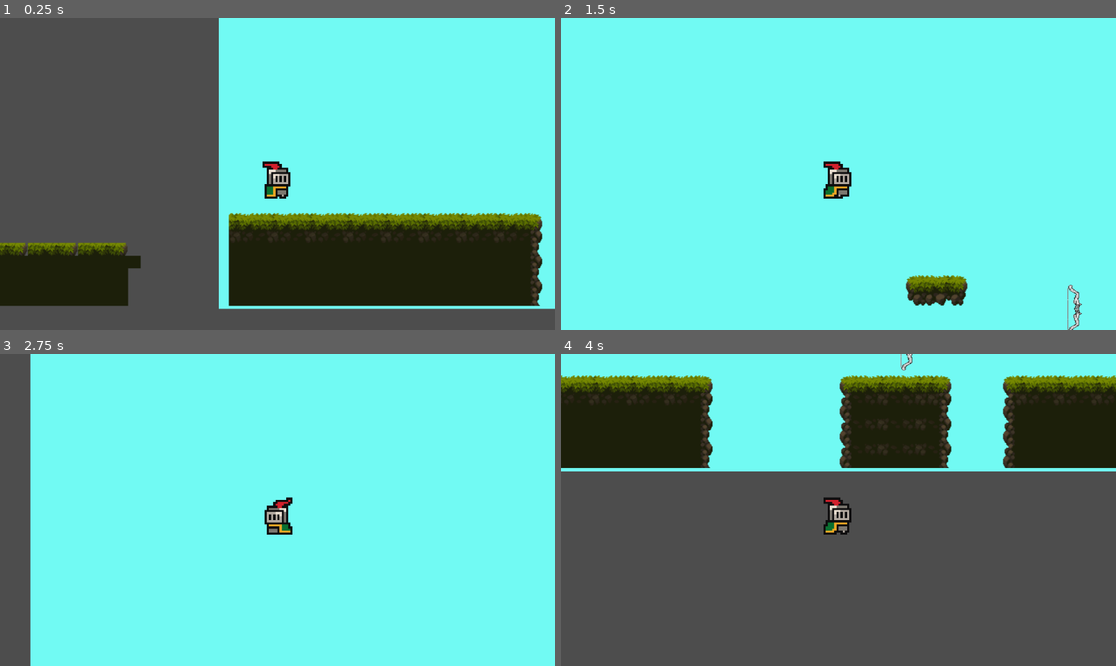
Above: before the commit, frames 1-4 (two rows, left to right).
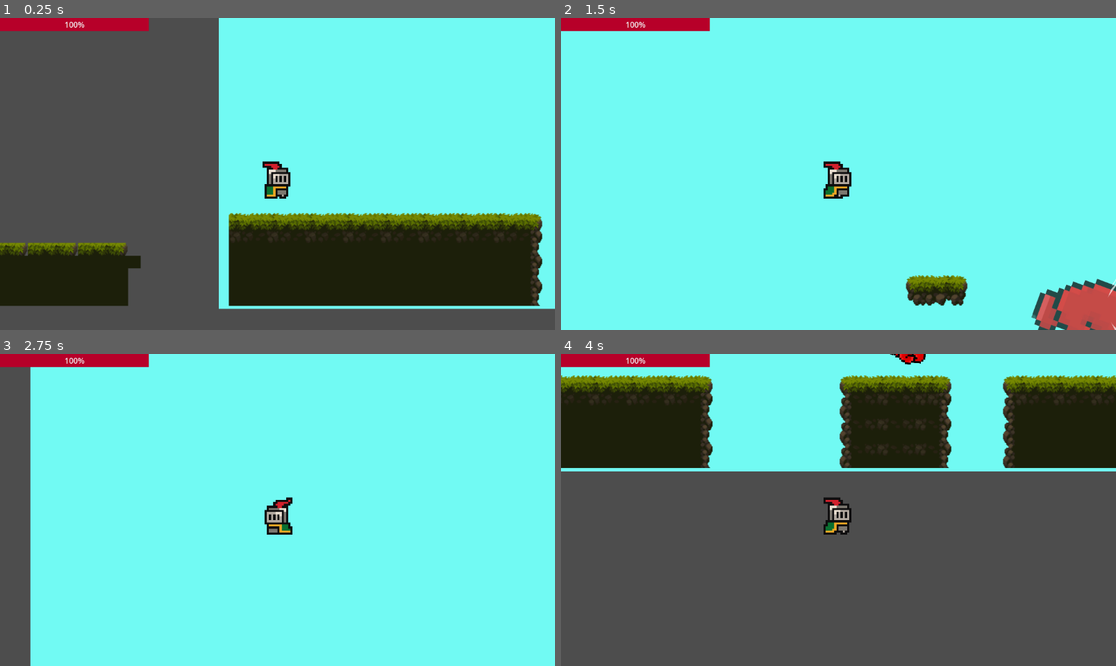
Above: after the commit, the same moments.

Repository: evanta/2D_Game_Design
Game: Godot game, scene res://Levels/TestWeapons.tscn
Two runs of this game, one before a commit and one after it. Both use one fixed random seed, a clock stepped at 60 frames per second and the inputs below. This scene is started directly instead of the project's main scene.
Inputs:
- Up to frame 1 (0.25 s): no input
- Up to frame 2 (1.5 s): tap Enter (attack) at 0.5, 1.35 s; hold Right (ui_right) from 0.53 s (still down); tap Space (jump) at 0.6, 0.77, 1.07 s
- Up to frame 3 (2.75 s): tap Space (jump) at 1.52, 1.55, 1.82, 2.3 s; release Right (ui_right) at 2.03 s; hold Left (ui_left) from 2.03 s (still down); hold E (interact) from 2.03 s (still down)
- Up to frame 4 (4 s): release Left (ui_left) at 2.78 s; release E (interact) at 2.78 s; hold Right (ui_right) from 2.78 s (still down); tap Space (jump) at 2.85, 3.02, 3.32, 3.77, 3.8 s; hold Enter (attack) from 3.53 s (still down)

The runs differ from the first frame. In frame 1, 1.1% of the frame differs, in the area x 0-27%, y 0-5%; in frame 2, 3.2%, in the area x 0-100%, y 0-100%; in frame 3, 1.1%; in frame 4, 1.3%.

Commit message:
Working Enemy/Weapon/Player damage interaction

Diff:
--- a/2dGameDesignProject/Enemies/skeleton_enemy.gd
+++ b/2dGameDesignProject/Enemies/skeleton_enemy.gd
@@ -7,7 +7,9 @@
 @export var health: float = 100.0
 @export var speed: float = 50.0
 @export var gravity: float = 900.0
-@export var jumpForce: float = 200.0
+@export var damage : float = 20.0
+
+
 
 var direction = 1
 
@@ -16,21 +18,50 @@
 var start = 0
 var traveled_distance = 0
 
+var knockbackVelocity = Vector2.ZERO
+@onready var hitbox: Area2D = %Hitbox
+
+func _ready():
+	hitbox.body_entered.connect(onBodyEntered)
+
+func onBodyEntered(body):
+	if body.has_method("takeDamage"):
+		body.takeDamage(damage)
 
 
 func _physics_process(delta: float) -> void:
-
 	anim.play("Walking")
 
 	if not is_on_floor():
 		velocity.y += gravity * delta
 
-	velocity.x = speed * direction
+	velocity.x = speed * direction + knockbackVelocity.x
 	move_and_slide()
 
-	traveled_distance += abs(velocity.x * delta)
+	# decay knockback over time
+	knockbackVelocity = knockbackVelocity.move_toward(Vector2.ZERO, 500 * delta)
+
+	traveled_distance += abs(speed * direction * delta)
 
 	if traveled_distance >= max_walk_distance:
 		direction *= -1
 		traveled_distance = 0
 		anim.flip_h = direction == -1
+
+func applyKnockback(dir: Vector2, force: float):
+	knockbackVelocity = dir.normalized() * force
+
+func takeDamage(amount: float):
+	health -= amount
+	print("Enemy took ", amount, " damage! Health: ", health)
+	flashRed()
+	if health <= 0:
+		die()
+
+func flashRed():
+	modulate = Color.RED
+	await get_tree().create_timer(0.15).timeout
+	modulate = Color.WHITE
+
+func die():
+	queue_free()  # or play a death animation first
--- a/2dGameDesignProject/Enemies/skeleton_enemy.tscn
+++ b/2dGameDesignProject/Enemies/skeleton_enemy.tscn
@@ -144,20 +144,30 @@
 }]
 
 [sub_resource type="RectangleShape2D" id="RectangleShape2D_6vt0i"]
-size = Vector2(22.592855, 40.38252)
+size = Vector2(10.377, 38.467)
+
+[sub_resource type="RectangleShape2D" id="RectangleShape2D_fcdv1"]
+size = Vector2(46.43254, 94.049614)
 
 [node name="Skeleton" type="CharacterBody2D" unique_id=1046337729]
 scale = Vector2(1.6152468, 1.3822494)
 script = ExtResource("1_fcdv1")
 
 [node name="AnimatedSprite2D" type="AnimatedSprite2D" parent="." unique_id=118319019]
-position = Vector2(1.2420919, -11.153008)
-scale = Vector2(0.74609995, 0.85578674)
+position = Vector2(1.2382011, 0.7234583)
+scale = Vector2(1.8250564, 1.8913183)
 sprite_frames = SubResource("SpriteFrames_euxau")
 animation = &"Walking"
-frame = 1
-frame_progress = 0.42083234
 
 [node name="CollisionShape2D" type="CollisionShape2D" parent="." unique_id=1761152229]
-position = Vector2(-0.945664, -3.4617486)
+position = Vector2(-0.6191001, 15.916079)
+scale = Vector2(2.3999991, 2.3999991)
 shape = SubResource("RectangleShape2D_6vt0i")
+
+[node name="Hitbox" type="Area2D" parent="." unique_id=2113888661]
+unique_name_in_owner = true
+
+[node name="CollisionShape2D" type="CollisionShape2D" parent="Hitbox" unique_id=1476053682]
+position = Vector2(0.30954897, 17.363003)
+scale = Vector2(0.99999964, 0.99999964)
+shape = SubResource("RectangleShape2D_fcdv1")
--- a/2dGameDesignProject/Levels/TestWeapons.tscn
+++ b/2dGameDesignProject/Levels/TestWeapons.tscn
@@ -3,7 +3,9 @@
 [ext_resource type="Texture2D" uid="uid://b2uaxiig5taa8" path="res://Assets/Legacy-Fantasy - High Forest 2.3/Assets/Tiles.png" id="1_orlkf"]
 [ext_resource type="PackedScene" uid="uid://dbq2vts66xtpi" path="res://Sprite/Character.tscn" id="2_16ny0"]
 [ext_resource type="PackedScene" uid="uid://dwrk1nabq0y3g" path="res://Weapons/WeaponPickUp.tscn" id="3_locjh"]
-[ext_resource type="PackedScene" uid="uid://nm4d1jwwunyr" path="res://Weapons/Bow/Bow.tscn" id="5_locjh"]
+[ext_resource type="PackedScene" uid="uid://dnphqkwoyrt06" path="res://UI/UI.tscn" id="5_16ny0"]
+[ext_resource type="PackedScene" uid="uid://ka36vvotev3b" path="res://Enemies/skeleton_enemy.tscn" id="5_locjh"]
+[ext_resource type="PackedScene" uid="uid://dcg4u6o34bomp" path="res://Weapons/Gauntlets/Gauntlets.tscn" id="6_0hlja"]
 
 [sub_resource type="TileSetAtlasSource" id="TileSetAtlasSource_r6v2h"]
 texture = ExtResource("1_orlkf")
@@ -514,4 +516,9 @@
 
 [node name="BowPickup" parent="." unique_id=996792915 instance=ExtResource("3_locjh")]
 position = Vector2(638, 489)
-weaponScene = ExtResource("5_locjh")
+weaponScene = ExtResource("6_0hlja")
+
+[node name="Skeleton" parent="." unique_id=1046337729 instance=ExtResource("5_locjh")]
+position = Vector2(988, 421)
+
+[node name="UI" parent="." unique_id=1432553550 instance=ExtResource("5_16ny0")]
--- a/2dGameDesignProject/Sprite/character_body_2d.gd
+++ b/2dGameDesignProject/Sprite/character_body_2d.gd
@@ -1,12 +1,14 @@
+class_name Player
 extends CharacterBody2D
 
 @onready var weaponSlot: Node2D = %WeaponSlot
 @onready var anim: AnimatedSprite2D = $AnimatedSprite2D
 
-@export var health: float = 100.0
+@export var currentHealth: float = 100.0
+@export var maxHealth: float = 100.0
 @export var speed: float = 200.0
 @export var gravity: float = 900.0
-@export var jumpForce: float = 200.0
+@export var jumpForce: float = 100.0
 
 
 var slotOffset = 45.0
@@ -57,3 +59,15 @@
 	weaponSlot.add_child(weapon)
 	print("weapon added to slot, calling setup")
 	weapon.setup(self)
+
+
+func takeDamage(amount: float):
+	currentHealth -= amount
+	if currentHealth <= 0:
+		var tween = create_tween()
+		tween.set_parallel()
+		tween.tween_property(self, ^"self_modulate", Color.DARK_RED, 1.0 )
+		tween.tween_property(self, ^"modulate", 0.5, 1.0)
+		tween.finished.connect(die)
+func die():
+	get_tree().reload_current_scene()
--- a/2dGameDesignProject/UI/UI.tscn
+++ b/2dGameDesignProject/UI/UI.tscn
@@ -8,7 +8,7 @@
 [sub_resource type="Theme" id="Theme_xev75"]
 ProgressBar/styles/fill = SubResource("StyleBoxFlat_t3f73")
 
-[node name="CanvasLayer" type="CanvasLayer" unique_id=1432553550]
+[node name="UI" type="CanvasLayer" unique_id=1432553550]
 script = ExtResource("1_6dd3c")
 
 [node name="Control" type="Control" parent="." unique_id=1746456328]
--- a/2dGameDesignProject/UI/ui.gd
+++ b/2dGameDesignProject/UI/ui.gd
@@ -3,14 +3,16 @@
 
 @onready var progress_bar: ProgressBar = %ProgressBar
 
-var currentPlayerHealth : float = 0.0 ##this should directly access the player health value, once the player exists
-var maxPlayerHealth : float = 100.0
+var currentPlayerHealth : float  ##this should directly access the player health value, once the player exists
+var maxPlayerHealth : float
+
+var player = null
 
 func _ready() -> void:
-	#currentPlayerHealth = PlayerClass.currentHealth
-	#maxPlayerHealth = PlayerClass.maxHealth
-	pass
+	player = get_tree().get_first_node_in_group("player")
+	currentPlayerHealth = player.currentHealth
+	maxPlayerHealth = player.maxHealth
 
-func _process(delta: float) -> void:
-	## there are cleaner ways to do this but am waiting to see how archtecture plays out since player has not been set up yet
-	progress_bar.value = currentPlayerHealth / maxPlayerHealth
+func _process(delta: float):
+	if player:
+		progress_bar.value = player.currentHealth / player.maxHealth * 100
--- a/2dGameDesignProject/Weapons/Bow/Arrow.gd
+++ b/2dGameDesignProject/Weapons/Bow/Arrow.gd
@@ -36,8 +36,8 @@
 
 
 func onBodyEntered(body):
-	if body is CharacterBody2D:
+	if body is Player:
 		return  # ignore the player
-	if body.has_method("take_damage"):
-		body.take_damage(damage)
+	if body.has_method("takeDamage"):
+		body.takeDamage(damage)
 	queue_free()
--- a/2dGameDesignProject/Weapons/Bow/Bow.tscn
+++ b/2dGameDesignProject/Weapons/Bow/Bow.tscn
@@ -8,6 +8,7 @@
 [node name="Bow" type="Node2D" unique_id=892872385]
 script = ExtResource("1_npqrm")
 projectile_scene = ExtResource("2_kvfhx")
+damage = 33.5
 attackSpeed = 0.8
 attackRange = 2.0
 
--- a/2dGameDesignProject/Weapons/Gauntlets/Gauntlets.tscn
+++ b/2dGameDesignProject/Weapons/Gauntlets/Gauntlets.tscn
@@ -8,20 +8,21 @@
 [node name="Gauntlets" type="Node2D" unique_id=1868553893]
 script = ExtResource("1_gpb42")
 hitbox_scene = ExtResource("2_tbwpf")
+damage = 20.0
 attackSpeed = 0.2
 
 [node name="LeftGloves" type="Sprite2D" parent="." unique_id=2096270892]
 unique_name_in_owner = true
 position = Vector2(8.797163, -4.8510656)
 rotation = 1.9270103
-scale = Vector2(0.09, 0.09)
+scale = Vector2(0.1, 0.1)
 texture = ExtResource("1_d7sbr")
 
 [node name="RightGloves" type="Sprite2D" parent="." unique_id=1691569225]
 unique_name_in_owner = true
 position = Vector2(9.797178, 4.1489296)
 rotation = 1.6548522
-scale = Vector2(0.09, 0.09)
+scale = Vector2(0.1, 0.1)
 texture = ExtResource("2_gpb42")
 
 [node name="FORTESTING" type="Camera2D" parent="." unique_id=92658156]
--- a/2dGameDesignProject/Weapons/Gauntlets/GauntletsHitbox.tscn
+++ b/2dGameDesignProject/Weapons/Gauntlets/GauntletsHitbox.tscn
@@ -6,32 +6,35 @@
 [ext_resource type="Texture2D" uid="uid://li8ewbaixnpy" path="res://Weapons/Gauntlets/Screenshot 2026-03-06 at 1.24 Background Removed.00 PM.png" id="4_on611"]
 
 [sub_resource type="CapsuleShape2D" id="CapsuleShape2D_op2gq"]
-height = 20.0
+radius = 48.4
+height = 128.8
 
 [node name="GauntletsHitbox" type="Area2D" unique_id=2101078585]
 script = ExtResource("1_gmlnn")
 
 [node name="Capow" type="Sprite2D" parent="." unique_id=1896213199]
+modulate = Color(1, 1, 1, 0.6862745)
 z_index = 1
-position = Vector2(27.999998, -1.0000005)
+position = Vector2(100.99999, -9)
 rotation = 0.1844876
-scale = Vector2(0.09000245, 0.1699997)
+scale = Vector2(0.27631652, 0.63486797)
 texture = ExtResource("1_op2gq")
 
 [node name="CollisionShape2D" type="CollisionShape2D" parent="." unique_id=1623611538]
-position = Vector2(6, -1)
+position = Vector2(48.323875, -1.5035553)
 shape = SubResource("CapsuleShape2D_op2gq")
+
+[node name="RightSprite" type="Sprite2D" parent="." unique_id=2126528226]
+unique_name_in_owner = true
+position = Vector2(22.323875, 0.49644488)
+rotation = 1.0181162
+scale = Vector2(0.26999998, 0.26999998)
+texture = ExtResource("4_on611")
 
 [node name="LeftSprite" type="Sprite2D" parent="." unique_id=873689414]
 unique_name_in_owner = true
-position = Vector2(9, -2.9999998)
+modulate = Color(1, 1, 1, 0.7058824)
+position = Vector2(23.323875, -3.503555)
 rotation = 1.9270103
-scale = Vector2(0.06, 0.06)
+scale = Vector2(0.27, 0.27)
 texture = ExtResource("3_ag7x7")
-
-[node name="RightSprite" type="Sprite2D" parent="." unique_id=2126528226]
-unique_name_in_owner = true
-position = Vector2(8, 0.99999976)
-rotation = 1.0181162
-scale = Vector2(0.06, 0.06)
-texture = ExtResource("4_on611")
--- a/2dGameDesignProject/Weapons/Gauntlets/gauntlets_hitbox.gd
+++ b/2dGameDesignProject/Weapons/Gauntlets/gauntlets_hitbox.gd
@@ -28,5 +28,8 @@
 	queue_free()
 
 func onBodyEntered(body):
-	if body.has_method("take_damage"):
-		body.take_damage(damage)
+	if body.has_method("takeDamage"):
+		body.takeDamage(damage)
+	if body.has_method("applyKnockback"):
+		var knockDir = (body.global_position - global_position).normalized()
+		body.applyKnockback(knockDir, 350.0)
--- a/2dGameDesignProject/Weapons/Sword/Sword.tscn
+++ b/2dGameDesignProject/Weapons/Sword/Sword.tscn
@@ -7,6 +7,7 @@
 [node name="Sword" type="Node2D" unique_id=1275924537]
 script = ExtResource("1_huonb")
 hitbox_scene = ExtResource("2_2jg7d")
+damage = 50.0
 attackSpeed = 0.5
 
 [node name="DELETEME" type="Camera2D" parent="." unique_id=1107251971]
--- a/2dGameDesignProject/Weapons/Sword/sword_hitbox.gd
+++ b/2dGameDesignProject/Weapons/Sword/sword_hitbox.gd
@@ -19,6 +19,8 @@
 	queue_free()
 
 func onBodyEntered(body):
-	## to be reevaluated
-	if body.has_method("take_damage"):
-		body.take_damage(damage)
+	if body.has_method("takeDamage"):
+		body.takeDamage(damage)
+	if body.has_method("applyKnockback"):
+		var knockDir = (body.global_position - global_position).normalized()
+		body.applyKnockback(knockDir, 200.0)
--- a/2dGameDesignProject/Weapons/WeaponClass.gd
+++ b/2dGameDesignProject/Weapons/WeaponClass.gd
@@ -5,7 +5,7 @@
 ## or perks in a run, we can make items that work for any weapons, like increasing attack speed wont
 ## break with a wepaon type
 
-@export_range(0.0, 10.0, 0.1) var damage : float = 0.0
+@export_range(0.0, 100.0, 0.5) var damage : float = 0.0
 @export_range(0.01, 2.0, 0.01) var attackSpeed : float = 1.5 ##the duration between attacks. Smaller = faster attacks, slower = longer reload time
 @export_range(1.0, 100.0, 0.5) var attackRange : float = 1.0 ##for melee weapons, keep this shorter, for projectiles crank it
 
